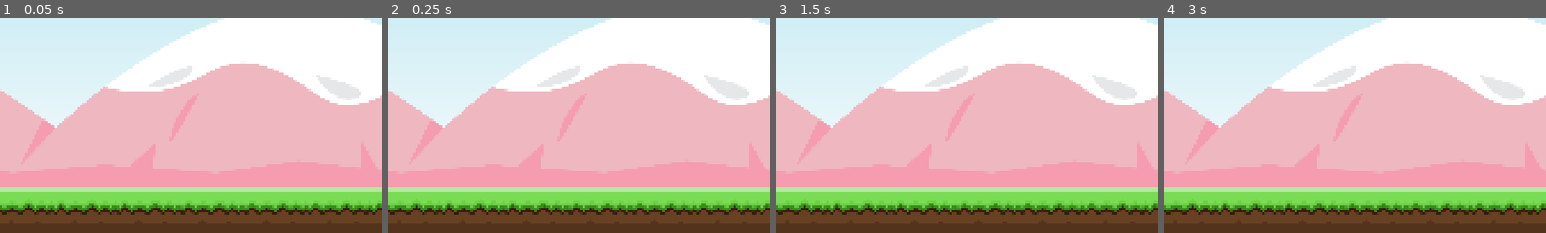
Above: before the commit, frames 1-4 (left to right).
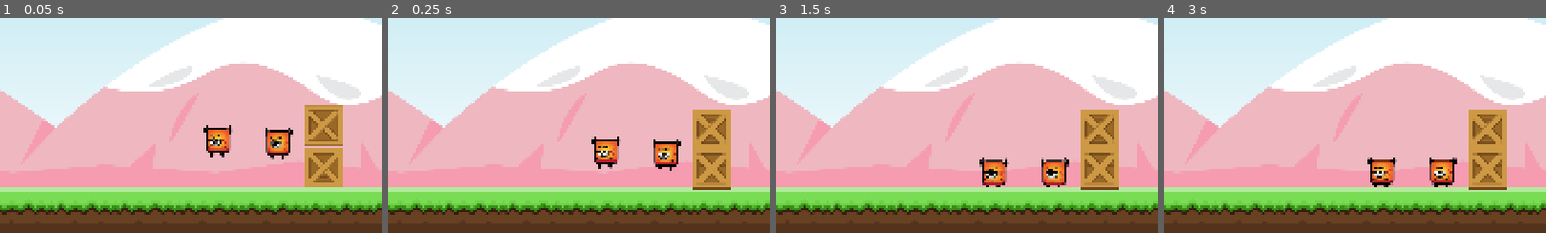
Above: after the commit, the same moments.

Repository: LaSierraDev/godot_practice_angrybirds
Game: Godot game, scene res://scenes/level.tscn
The game is run twice, just before and just after one commit, with the same random seed, the same clock (stepped at 60 frames per second) and the same inputs.
Inputs (mouse positions are % of the whole screen's width and height, from its top left):
- Up to frame 1 (0.05 s): no input
- Up to frame 2 (0.25 s): no input
- Up to frame 3 (1.5 s): drag from (19, 60) to (60, 28) at 0.52 s; drag from (30, 55) to (45, 70) at 1.27 s
- Up to frame 4 (3 s): move the mouse to (60, 28) at 2.02 s; press the mouse at (60, 28) at 2.03 s; release the mouse at (60, 28) at 2.75 s; tap Enter at 2.75 s; drag from (45, 70) to (20, 35) at 2.77 s
The pictures show only the part of the screen within x 50-100%, y 50-100%; the shares and areas given below are measured in that part.

The runs differ from the first frame. In frame 1, 5.4% of the frame differs, in the area x 53-90%, y 40-79%; in frame 2, 5.4%; in frame 3, 5.4%; in frame 4, 5.4%.

Commit message:
[FEAT] Enemy despawn implemented

Diff:
--- a/project.godot
+++ b/project.godot
@@ -23,6 +23,10 @@
 window/size/window_height_override=720
 window/stretch/mode="canvas_items"
 
+[global_group]
+
+player=""
+
 [input]
 
 drag={
--- a/scenes/enemy.tscn
+++ b/scenes/enemy.tscn
@@ -1,6 +1,7 @@
 [gd_scene format=3 uid="uid://cuce4k0ax25hf"]
 
 [ext_resource type="Texture2D" uid="uid://b3m7iygmjetxa" path="res://assets/sprites/monster.png" id="1_7p1mj"]
+[ext_resource type="Script" uid="uid://btip5anhj0hh5" path="res://scripts/enemy.gd" id="1_md0e3"]
 
 [sub_resource type="AtlasTexture" id="AtlasTexture_7p1mj"]
 atlas = ExtResource("1_7p1mj")
@@ -28,6 +29,9 @@
 size = Vector2(58, 72)
 
 [node name="Enemy" type="RigidBody2D" unique_id=1319069159]
+contact_monitor = true
+max_contacts_reported = 2
+script = ExtResource("1_md0e3")
 
 [node name="AnimatedSprite2D" type="AnimatedSprite2D" parent="." unique_id=984725159]
 sprite_frames = SubResource("SpriteFrames_md0e3")
--- a/scenes/level.tscn
+++ b/scenes/level.tscn
@@ -2,7 +2,9 @@
 
 [ext_resource type="Texture2D" uid="uid://4ugc3vu4o80t" path="res://assets/sprites/bg.png" id="1_2q6dc"]
 [ext_resource type="Texture2D" uid="uid://cabkhsumpk3c3" path="res://assets/sprites/ground.png" id="2_w7c3h"]
+[ext_resource type="PackedScene" uid="uid://cuce4k0ax25hf" path="res://scenes/enemy.tscn" id="3_ppgk2"]
 [ext_resource type="Script" uid="uid://dvhial8t3xtpj" path="res://scripts/player_spawner.gd" id="3_w8frs"]
+[ext_resource type="PackedScene" uid="uid://staidnkihfp1" path="res://scenes/crate.tscn" id="4_2r41h"]
 
 [sub_resource type="RectangleShape2D" id="RectangleShape2D_w8frs"]
 size = Vector2(2400, 160)
@@ -43,6 +45,18 @@
 position = Vector2(0, 1)
 shape = SubResource("RectangleShape2D_w8frs")
 
+[node name="Enemy" parent="Enviroment" unique_id=1319069159 instance=ExtResource("3_ppgk2")]
+position = Vector2(1508, 848)
+
+[node name="Enemy2" parent="Enviroment" unique_id=911877821 instance=ExtResource("3_ppgk2")]
+position = Vector2(1660, 854)
+
+[node name="Crate" parent="Enviroment" unique_id=1644300792 instance=ExtResource("4_2r41h")]
+position = Vector2(1774, 916)
+
+[node name="Crate2" parent="Enviroment" unique_id=2108321909 instance=ExtResource("4_2r41h")]
+position = Vector2(1772, 809)
+
 [node name="PlayerSpawner" type="Marker2D" parent="." unique_id=2077864525]
 position = Vector2(362, 652)
 script = ExtResource("3_w8frs")
--- a/scenes/player.tscn
+++ b/scenes/player.tscn
@@ -44,13 +44,13 @@
 radius = 33.0
 height = 86.0
 
-[node name="Player" type="RigidBody2D" unique_id=160490403]
+[node name="Player" type="RigidBody2D" unique_id=160490403 groups=["player"]]
 input_pickable = true
 freeze = true
 script = ExtResource("1_g2els")
 metadata/_edit_group_ = true
 
-[node name="Line2D" type="Line2D" parent="." unique_id=1283263924]
+[node name="Line2D" type="Line2D" parent="." unique_id=1283263924 groups=["player"]]
 texture_filter = 1
 texture_repeat = 2
 points = PackedVector2Array(0, 0, 0, 0)
--- /dev/null
+++ b/scripts/enemy.gd
@@ -0,0 +1,14 @@
+extends RigidBody2D
+
+
+# Called when the node enters the scene tree for the first time.
+func _ready() -> void:
+	self.body_entered.connect(_on_body_entered)
+
+# Called every frame. 'delta' is the elapsed time since the previous frame.
+func _process(delta: float) -> void:
+	pass
+
+func _on_body_entered(body: Node) -> void:
+	if body.is_in_group("player"):
+		queue_free()
--- a/scripts/player.gd
+++ b/scripts/player.gd
@@ -1,9 +1,8 @@
 extends RigidBody2D
 
 @onready var line_2d: Line2D = $Line2D
-
 @export var force_impulse: float = 10.0
-@export var max_drag_distances: float = 150.0
+const MAX_DRAG_DISTANCES: float = 150.0
 
 var is_dragged: bool = false
 var is_moved: bool = false
@@ -11,7 +10,7 @@
 
 func _ready() -> void:
 	start_position = self.position
-	sleeping_state_changed.connect(_on_sleeping_state_changed)
+	self.sleeping_state_changed.connect(_on_sleeping_state_changed)
 
 # Called every frame. 'delta' is the elapsed time since the previous frame.
 func _physics_process(_delta: float) -> void:
@@ -37,8 +36,8 @@
 	var mouse_position = get_global_mouse_position()
 	var drag_vector = mouse_position - start_position
 
-	if drag_vector.length() > max_drag_distances:
-		drag_vector = drag_vector.normalized() * max_drag_distances
+	if drag_vector.length() > MAX_DRAG_DISTANCES:
+		drag_vector = drag_vector.normalized() * MAX_DRAG_DISTANCES
 
 	if drag_vector.x > 0:
 		drag_vector.x = 0
Not shown, added: scripts/enemy.gd.uid
